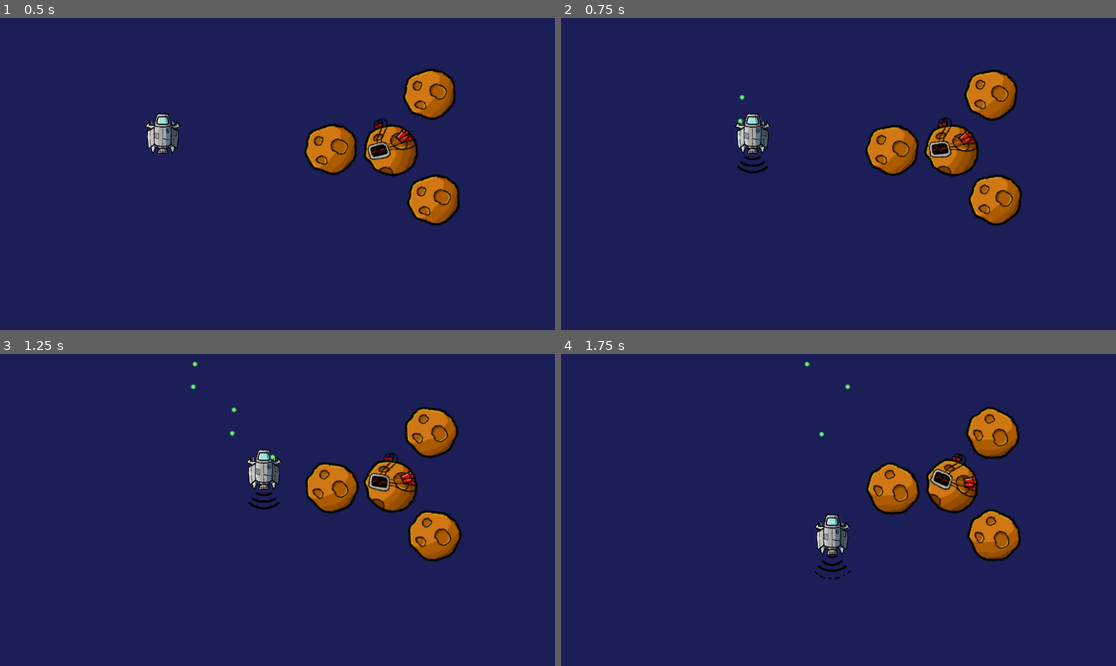
Above: before the commit, frames 1-4 (two rows, left to right).
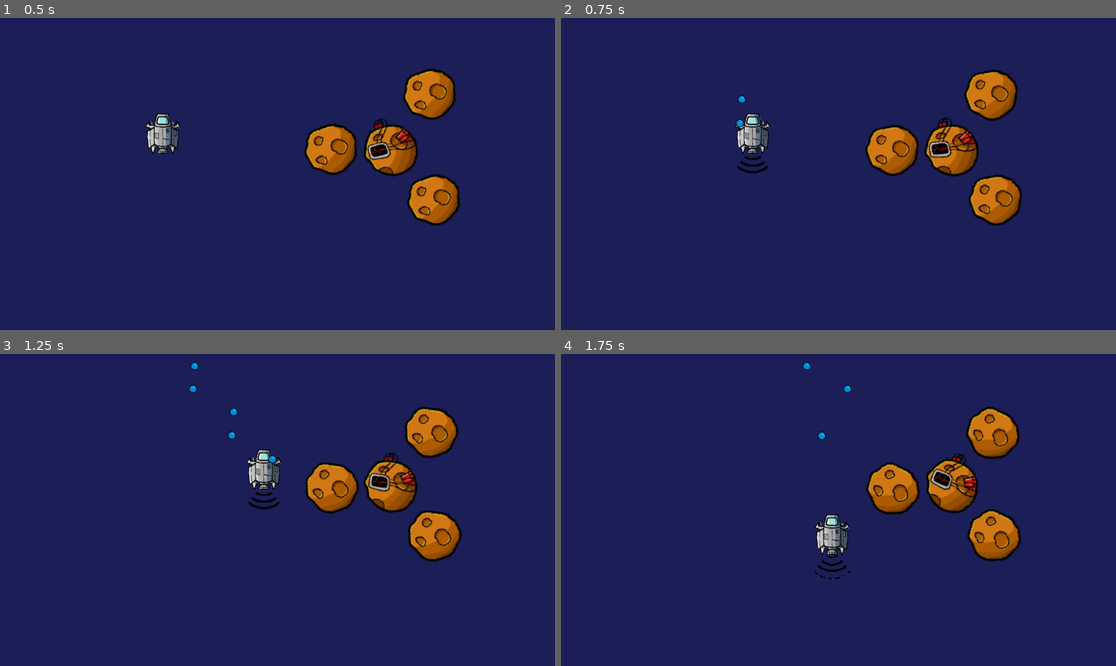
Above: after the commit, the same moments.

Repository: proJJ999/Spaceship-Enjoyer
Game: Godot game, scene res://src/levels/level_template.tscn
Same seed, same stepped clock (60 frames per second), same inputs: the game is played once before the commit and once after it.
Inputs:
- Up to frame 1 (0.5 s): no input
- Up to frame 2 (0.75 s): hold D (move_right) from 0.53 s (still down); hold Up (shoot) from 0.53 s (still down)
- Up to frame 3 (1.25 s): keep holding D (move_right); keep holding Up (shoot)
- Up to frame 4 (1.75 s): release D (move_right) at 1.28 s; release Up (shoot) at 1.28 s; hold S (move_down) from 1.28 s (still down); tap Up (shoot) at 1.35 s

Frame 1 is identical in both runs. In frame 2, less than 0.1% of the frame differs, in the area x 31-34%, y 24-36%; in frame 3, 0.2%, in the area x 34-50%, y 2-35%; in frame 4, 0.1%.

Commit message:
Added mutiple sprites to bullet to differentiate player and enemy bullets

Diff:
--- a/src/projeciles/bullet.gd
+++ b/src/projeciles/bullet.gd
@@ -5,6 +5,7 @@
 var damage := 1
 var source_node : Node
 
+var animation: String
 
 func _init() -> void:
 	contact_monitor = true
@@ -14,6 +15,7 @@
 
 
 func _ready() -> void:
+	$AnimatedSprite2D.play(animation)
 	var impuls = Vector2.UP.rotated(rotation) * speed
 	apply_central_impulse(impuls)
 
@@ -25,10 +27,16 @@
 	queue_free()
 
 
+func _on_visible_on_screen_enabler_2d_screen_exited() -> void:
+	queue_free()
+
+
 func get_damage() -> int:
 	return damage
 
+
 func init_player_projectile() -> void:
+	animation = "player"
 	var player_mask := 0b0001
 	var enemy_mask := 0b1010
 	var entity_mask := 0b0100
@@ -39,7 +47,9 @@
 	damage_area.collision_layer = player_mask
 	damage_area.collision_mask = enemy_mask | entity_mask
 
+
 func init_enemy_projectile() -> void:
+	animation = "enemy"
 	var player_mask := 0b0001
 	var enemy_mask := 0b0010
 	var entity_mask := 0b0100
--- a/src/projeciles/bullet.tscn
+++ b/src/projeciles/bullet.tscn
@@ -1,18 +1,39 @@
-[gd_scene load_steps=4 format=3 uid="uid://bfvynflu5m65w"]
+[gd_scene load_steps=6 format=3 uid="uid://bfvynflu5m65w"]
 
 [ext_resource type="Script" path="res://src/projeciles/bullet.gd" id="1_822w1"]
-[ext_resource type="Texture2D" uid="uid://3nkapocj3tg3" path="res://assets/bullet.png" id="1_tscwy"]
+[ext_resource type="Texture2D" uid="uid://dkn2vt4pb6jhi" path="res://assets/bullet_enemy.png" id="2_xnfuq"]
+[ext_resource type="Texture2D" uid="uid://bbiit8wnmfj3c" path="res://assets/bullet_player.png" id="3_tfxvr"]
+
+[sub_resource type="SpriteFrames" id="SpriteFrames_wh8us"]
+animations = [{
+"frames": [{
+"duration": 1.0,
+"texture": ExtResource("2_xnfuq")
+}],
+"loop": true,
+"name": &"enemy",
+"speed": 5.0
+}, {
+"frames": [{
+"duration": 1.0,
+"texture": ExtResource("3_tfxvr")
+}],
+"loop": true,
+"name": &"player",
+"speed": 5.0
+}]
 
 [sub_resource type="CircleShape2D" id="CircleShape2D_u0w2i"]
-radius = 5.0
+radius = 11.0
 
 [node name="Bullet" type="RigidBody2D"]
 collision_mask = 14
 gravity_scale = 0.0
 script = ExtResource("1_822w1")
 
-[node name="Sprite2D" type="Sprite2D" parent="."]
-texture = ExtResource("1_tscwy")
+[node name="AnimatedSprite2D" type="AnimatedSprite2D" parent="."]
+sprite_frames = SubResource("SpriteFrames_wh8us")
+animation = &"enemy"
 
 [node name="CollisionShape2D" type="CollisionShape2D" parent="."]
 shape = SubResource("CircleShape2D_u0w2i")
@@ -23,4 +44,9 @@
 [node name="CollisionShape2D" type="CollisionShape2D" parent="DamageArea"]
 shape = SubResource("CircleShape2D_u0w2i")
 
+[node name="VisibleOnScreenEnabler2D" type="VisibleOnScreenEnabler2D" parent="."]
+position = Vector2(0.5, 0)
+scale = Vector2(0.65, 0.6)
+
 [connection signal="body_entered" from="." to="." method="_on_body_entered"]
+[connection signal="screen_exited" from="VisibleOnScreenEnabler2D" to="." method="_on_visible_on_screen_enabler_2d_screen_exited"]
Binary file removed: assets/bullet.png
Binary file added: assets/bullet_enemy.png
Not shown, added: assets/bullet_enemy.png.import
Binary file added: assets/bullet_player.png
Not shown, changed: assets/bullet_player.png.import
Not shown, added: assets/bullet_player.png~
Not shown, changed: krita-projects/bullet.kra
Not shown, changed: krita-projects/bullet.kra~
Not shown, added: krita-projects/bullet_player.kra
